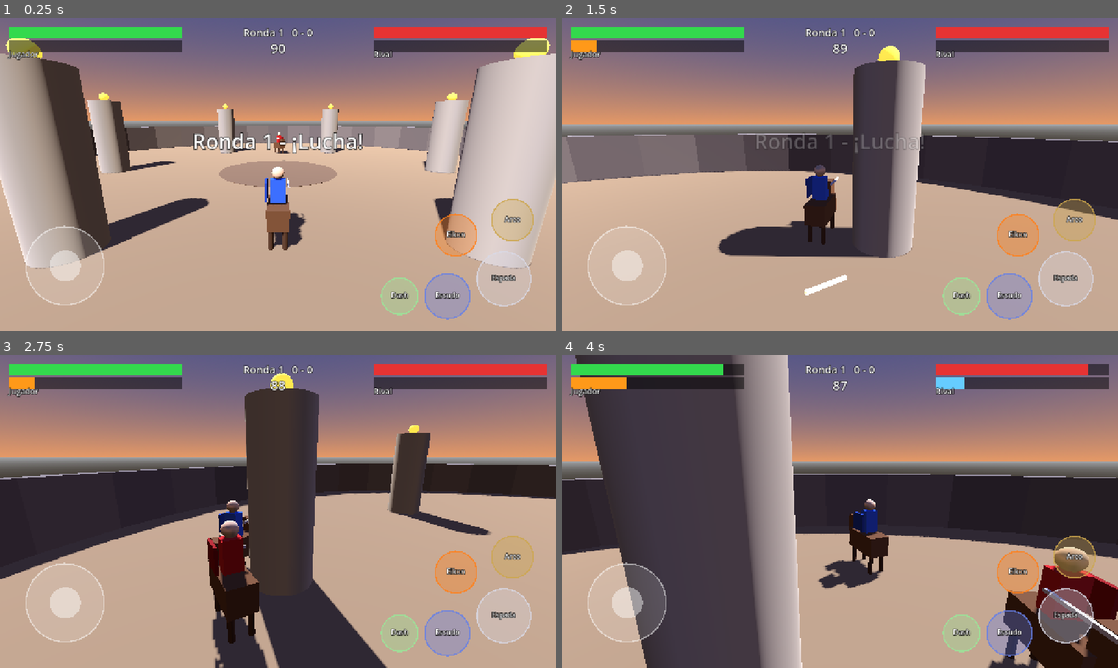
Above: before the commit, frames 1-4 (two rows, left to right).
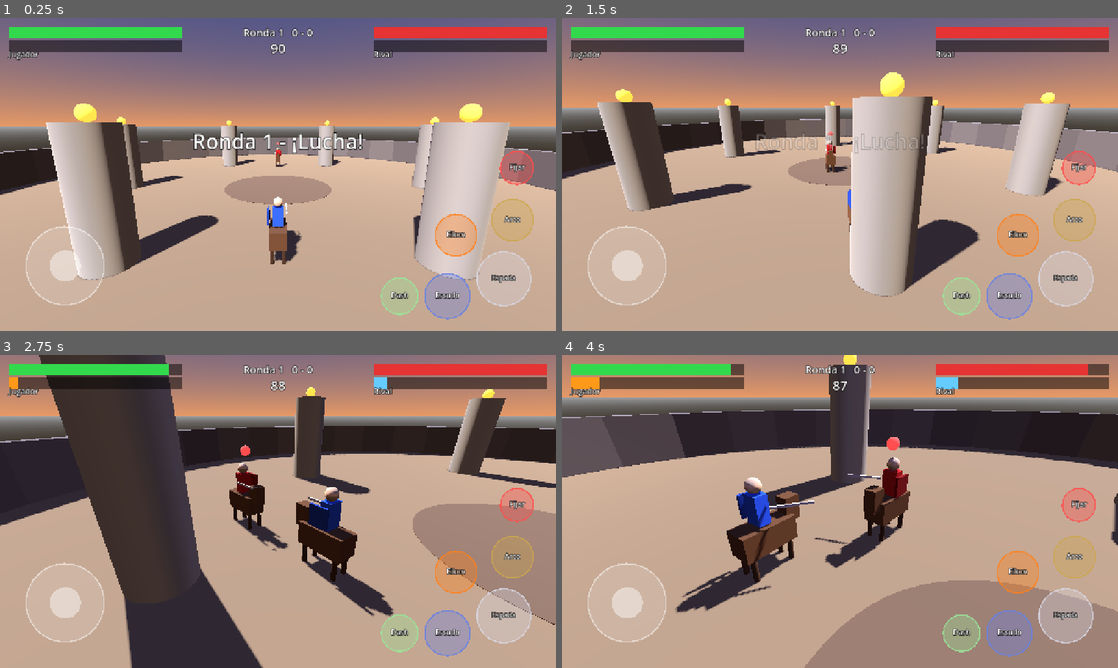
Above: after the commit, the same moments.

Repository: JonathanLazarte/arena-game
Game: Godot game, scene res://scenes/arena.tscn
Same seed, same stepped clock (60 frames per second), same inputs: the game is played once before the commit and once after it.
Inputs (mouse positions are in pixels of both pictures, inside the frame that each line leads up to):
- Up to frame 1 (0.25 s): no input
- Up to frame 2 (1.5 s): move the mouse to (962, 158) at 0.52 s; hold D (move_right) 0.53-1.25 s; hold K (block) 0.53-1.25 s; click (962, 158) at 0.67 s; tap Space (dash) at 0.8 s; drag from (728, 190) to (812, 237) at 1.27 s
- Up to frame 3 (2.75 s): move the mouse to (333, 442) at 2.02 s; hold D (move_right) from 2.03 s (still down); tap Tab (lock_on, bound only after the commit) at 2.1 s; tap Q at 2.3 s
- Up to frame 4 (4 s): release D (move_right) at 2.75 s; drag from (812, 574) to (673, 464) at 2.77 s; move the mouse to (1006, 558) at 3.52 s; hold A (move_left) from 3.53 s (still down); tap J (attack_sword) at 3.6 s; tap Space (dash) at 3.8 s

The runs differ from the first frame. In frame 1, 34% of the frame differs, in the area x 0-100%, y 6-84%; in frame 2, 44%; in frame 3, 67%; in frame 4, 79%, in the area x 0-100%, y 0-100%.

Commit message:
Reverse, lock-on, phased AI (no back-sticking), dash knockback/i-frames/shake; tests

Diff:
--- a/scripts/ai/ai_controller.gd
+++ b/scripts/ai/ai_controller.gd
@@ -1,14 +1,25 @@
 class_name AIController
 extends Node
-## IA del luchador rival: acercarse, rodear, atacar, bloquear, disparar e invocar.
+## IA del rival. Mantiene una distancia media DELANTE del jugador, lo rodea
+## mirándolo, se compromete a atacar en ventanas (espada o dash + espada) y luego
+## se retira. Nunca se solapa ni se queda pegado a la espalda.
+
+enum Phase { CIRCLE, COMMIT, RETREAT }
 
 var me: Fighter
 var enabled: bool = true
 var difficulty: float = 0.6 ## 0..1
+var phase: Phase = Phase.CIRCLE
+var _phase_t: float = 2.0
+var _orbit: float = 0.0 ## ángulo respecto a la mirada del jugador (rad)
+var _orbit_dir: float = 1.0
+var _pref_dist: float = 7.5
+var _swings: int = 0
+var _dash_in: bool = false
 var _think: float = 0.0
-var _strafe: float = 1.0
 var _block_hold: float = 0.0
-var _plan: Vector3 = Vector3.ZERO
+
+const MAX_ORBIT := 1.15
 
 func _physics_process(delta: float) -> void:
 	if me == null:
@@ -18,44 +29,99 @@
 		me.want_block = false
 		return
 	var opp := me.opponent
+	me.face_target = opp
 	var to := MeshUtil.flat(opp.global_position - me.global_position)
 	var dist := to.length()
 	var dir := to.normalized() if dist > 0.01 else me.facing
+	var side := dir.cross(Vector3.UP) * _orbit_dir
+	_phase_t -= delta
 	if _block_hold > 0.0:
 		_block_hold -= delta
 		me.want_block = true
-		me.move_input = dir * 0.15
+		me.move_input = -dir * 0.3
 		return
 	me.want_block = false
 	_think -= delta
 	if _think <= 0.0:
-		_think = 0.15
-		if randf() < 0.08:
-			_strafe = -_strafe
-		# Reacción defensiva
-		if opp.is_attacking() and dist < 5.0 and randf() < difficulty * 0.7:
+		_think = 0.12
+		if opp.is_attacking() and dist < 5.0 and randf() < difficulty * 0.6:
 			_block_hold = 0.35
 			return
-		if _incoming_projectile() and randf() < difficulty * 0.6:
-			_block_hold = 0.4
+		if _incoming_projectile() and randf() < difficulty * 0.5:
+			_block_hold = 0.35
 			return
 		if me.meter >= Fighter.METER_MAX:
 			me.summon()
-		if dist > 9.0:
-			_plan = dir.rotated(Vector3.UP, _strafe * 0.5)
-			if randf() < 0.35:
-				me.shoot()
-			if dist > 18.0 and randf() < 0.1:
+		if phase == Phase.CIRCLE and dist > 7.0 and randf() < 0.1:
+			me.shoot()
+	var move := Vector3.ZERO
+	# Ángulo de la IA respecto a la mirada del jugador (0 = justo delante)
+	var rel_n := -dir
+	var ang := opp.facing.signed_angle_to(rel_n, Vector3.UP)
+	if absf(ang) > 1.3 and phase != Phase.RETREAT:
+		# Detrás o muy lateral: rodear rápido hacia el frente manteniendo distancia
+		phase = Phase.CIRCLE
+		me.face_target = null # galopar de frente es más rápido que el strafe
+		var tangent := rel_n.rotated(Vector3.UP, -signf(ang) * PI / 2.0)
+		var radial := rel_n * clampf((5.0 - dist) / 3.0, -1.0, 1.0)
+		me.move_input = (tangent + radial).limit_length(1.0)
+		if absf(ang) > 1.9 and dist > 3.5 and me.dash_cd <= 0.0 and randf() < 0.08:
+			me.dash() # dash lateral para recuperar el frente
+		_orbit = clampf(ang, -MAX_ORBIT, MAX_ORBIT)
+		_orbit_dir = -signf(ang)
+		return
+	match phase:
+		Phase.CIRCLE:
+			_orbit += _orbit_dir * delta * 0.7
+			if absf(_orbit) > MAX_ORBIT:
+				_orbit = clampf(_orbit, -MAX_ORBIT, MAX_ORBIT)
+				_orbit_dir = -_orbit_dir
+			var desired := opp.global_position + opp.facing.rotated(Vector3.UP, _orbit) * _pref_dist
+			desired = _clamp_arena(desired)
+			var dd := MeshUtil.flat(desired - me.global_position)
+			move = dd.normalized() * clampf(dd.length() / 3.0, 0.0, 1.0)
+			# Rodear en vez de atravesar al jugador
+			if dist < _pref_dist * 0.8:
+				move += side * 0.6 - dir * 0.4
+			if _phase_t <= 0.0 and not _is_behind(opp):
+				phase = Phase.COMMIT
+				_phase_t = 2.5
+				_swings = 1 + randi() % 3
+				_dash_in = dist > 4.5 and randf() < 0.5
+		Phase.COMMIT:
+			move = dir if dist > 2.9 else side * 0.4
+			if _dash_in and dist < 9.0 and dist > 3.5 and me.facing.dot(dir) > 0.85:
+				me.move_input = dir
 				me.dash()
-		elif dist > 3.0:
-			_plan = dir.rotated(Vector3.UP, _strafe * 0.15)
-			if randf() < 0.05:
-				me.dash()
-		else:
-			_plan = dir.rotated(Vector3.UP, _strafe * 0.7) * 0.5
-		if dist < Fighter.SWORD_RANGE and me.facing.dot(dir) > 0.5 and randf() < 0.5 + difficulty * 0.4:
-			me.sword()
-	me.move_input = _plan
+				_dash_in = false
+			if dist < Fighter.SWORD_RANGE and me.facing.dot(dir) > 0.6 and me.sword():
+				_swings -= 1
+			if _swings <= 0 or _phase_t <= 0.0 or me.stun > 0.0:
+				phase = Phase.RETREAT
+				_phase_t = 0.8 + randf() * 0.6
+		Phase.RETREAT:
+			var front := opp.global_position + opp.facing.rotated(Vector3.UP, clampf(ang, -0.6, 0.6)) * _pref_dist
+			front = _clamp_arena(front)
+			move = MeshUtil.flat(front - me.global_position).normalized() - dir * 0.5
+			if _phase_t <= 0.0:
+				phase = Phase.CIRCLE
+				_phase_t = 1.5 + randf() * 1.5
+				_pref_dist = randf_range(6.0, 9.0)
+				_orbit = clampf(opp.facing.signed_angle_to(-dir, Vector3.UP), -MAX_ORBIT, MAX_ORBIT)
+				if randf() < 0.3:
+					_orbit_dir = -_orbit_dir
+	# Separación extra fuera de la fase de ataque
+	if phase != Phase.COMMIT and dist < 3.5:
+		move -= dir * (3.5 - dist)
+	me.move_input = move.limit_length(1.0)
+
+func _clamp_arena(p: Vector3) -> Vector3:
+	var f := MeshUtil.flat(p)
+	return f.limit_length(Arena.RADIUS - 4.0)
+
+func _is_behind(opp: Fighter) -> bool:
+	var rel := MeshUtil.flat(me.global_position - opp.global_position)
+	return rel.length() > 0.1 and opp.facing.dot(rel.normalized()) < -0.3
 
 func _incoming_projectile() -> bool:
 	for p in me.get_tree().get_nodes_in_group("projectile"):
--- a/scripts/arena.gd
+++ b/scripts/arena.gd
@@ -18,6 +18,8 @@
 var wins: Array[int] = [0, 0]
 var state: String = "fight" ## fight / between / over
 var time_left: float = ROUND_TIME
+var shake: float = 0.0
+var lock_marker: MeshInstance3D
 
 func _ready() -> void:
 	_build_environment()
@@ -25,6 +27,8 @@
 	player = _make_fighter("Jugador", 0, Color(0.2, 0.4, 1.0), "res://resources/mounts/horse.tres", EIKONS[0])
 	enemy = _make_fighter("Rival", 1, Color(0.85, 0.15, 0.15), "res://resources/mounts/horse.tres", EIKONS[1 + randi() % 2])
 	player.opponent = enemy
+	player.impact.connect(_on_impact)
+	enemy.impact.connect(func(_s: float) -> void: pass)
 	enemy.opponent = player
 	camera = Camera3D.new()
 	camera.fov = 70.0
@@ -42,7 +46,11 @@
 	ai = AIController.new()
 	ai.me = enemy
 	add_child(ai)
+	lock_marker = MeshUtil.sphere(self, 0.25, Vector3.ZERO, Color(1, 0.2, 0.2), true)
 	start_round()
+
+func _on_impact(strength: float) -> void:
+	shake = maxf(shake, 0.35 * strength)
 
 func _make_fighter(n: String, team: int, c: Color, mount_path: String, eikon_path: String) -> Fighter:
 	var f := Fighter.new()
@@ -137,12 +145,28 @@
 			var pl := player.health / player.max_health
 			var en := enemy.health / enemy.max_health
 			_on_fighter_died(enemy if pl >= en else player)
-	var back := player.facing
-	var target := player.global_position - back * 9.0 + Vector3(0, 5.0, 0)
-	camera.global_position = camera.global_position.lerp(target, clampf(delta * 4.0, 0.0, 1.0))
-	var look := player.global_position + Vector3(0, 2.0, 0) + back * 4.0
+	var cam_target: Vector3
+	var look: Vector3
+	if player.face_target:
+		# Lock-on: la cámara encuadra a ambos luchadores
+		var d := MeshUtil.flat(player.face_target.global_position - player.global_position)
+		var dist := d.length()
+		var dn := d.normalized() if dist > 0.1 else player.facing
+		cam_target = player.global_position - dn * (8.0 + clampf(dist * 0.15, 0.0, 5.0)) + Vector3(0, 5.0 + clampf(dist * 0.1, 0.0, 3.0), 0)
+		look = player.global_position.lerp(player.face_target.global_position, 0.5) + Vector3(0, 1.5, 0)
+	else:
+		var back := player.facing
+		cam_target = player.global_position - back * 9.0 + Vector3(0, 5.0, 0)
+		look = player.global_position + Vector3(0, 2.0, 0) + back * 4.0
+	camera.global_position = camera.global_position.lerp(cam_target, clampf(delta * 4.0, 0.0, 1.0))
 	if camera.global_position.distance_to(look) > 0.5:
 		camera.look_at(look, Vector3.UP)
+	if shake > 0.0:
+		shake = maxf(shake - delta, 0.0)
+		camera.global_position += Vector3(randf_range(-1, 1), randf_range(-1, 1), randf_range(-1, 1)) * shake
+	lock_marker.visible = player.face_target != null
+	if lock_marker.visible:
+		lock_marker.global_position = player.face_target.global_position + Vector3(0, 3.9 + sin(Time.get_ticks_msec() * 0.006) * 0.1, 0)
 
 func start_round() -> void:
 	for n in get_tree().get_nodes_in_group("projectile"):
--- a/scripts/combat/fighter.gd
+++ b/scripts/combat/fighter.gd
@@ -9,6 +9,7 @@
 signal meter_changed(value: float)
 signal died(fighter: Fighter)
 signal summoned(eikon: Node3D)
+signal impact(strength: float)
 
 const METER_MAX := 100.0
 const GRAVITY := 20.0
@@ -19,6 +20,11 @@
 const BOW_COOLDOWN := 1.0
 const PARRY_WINDOW := 0.25
 const BLOCK_REDUCTION := 0.2
+const REVERSE_FACTOR := 0.5
+const DASH_DAMAGE := 6.0
+const DASH_KNOCKBACK := 16.0
+const DASH_IFRAMES := 0.2
+const SEPARATION := 3.0
 
 @export var mount: MountData
 @export var eikon: EikonData
@@ -38,7 +44,13 @@
 var want_block: bool = false
 
 var facing: Vector3 = Vector3.FORWARD
-var speed: float = 0.0
+var face_target: Node3D = null ## lock-on: si existe, el luchador siempre mira hacia él
+var planar_vel: Vector3 = Vector3.ZERO
+var dash_dir: Vector3 = Vector3.FORWARD
+var invuln: float = 0.0
+var knock: Vector3 = Vector3.ZERO
+var reversing: bool = false
+var _dash_hit: bool = false
 var blocking: bool = false
 var block_time: float = 0.0
 var stun: float = 0.0
@@ -103,18 +115,47 @@
 		sword_windup -= delta
 		if sword_windup <= 0.0:
 			_sword_strike()
-	# Giro hacia la dirección deseada
+	invuln = maxf(invuln - delta, 0.0)
 	inp.y = 0.0
 	var amount := minf(inp.length(), 1.0)
-	if amount > 0.1:
-		var ang := facing.signed_angle_to(inp.normalized(), Vector3.UP)
-		var step := clampf(ang, -mount.turn_speed * delta, mount.turn_speed * delta)
-		facing = facing.rotated(Vector3.UP, step).normalized()
-	var target_speed := mount.speed * amount * (0.45 if blocking else 1.0)
-	speed = move_toward(speed, target_speed, mount.acceleration * delta)
-	var v := facing * speed
+	var target_vel := Vector3.ZERO
+	var turn := mount.turn_speed * delta
+	reversing = false
+	if _lock_valid():
+		var d := MeshUtil.flat(face_target.global_position - global_position)
+		if d.length() > 0.1:
+			facing = _turn_toward(facing, d.normalized(), turn * 1.8)
+		if amount > 0.05:
+			var dirn := inp.normalized()
+			var fdot := dirn.dot(facing)
+			var k := lerpf(0.8, 1.0, fdot) if fdot >= 0.0 else lerpf(0.8, REVERSE_FACTOR, -fdot)
+			reversing = fdot < -0.6
+			target_vel = dirn * mount.speed * amount * k
+	elif amount > 0.05:
+		var dirn := inp.normalized()
+		if dirn.dot(facing) < -0.6:
+			# Marcha atrás sin girar
+			reversing = true
+			target_vel = -facing * mount.speed * REVERSE_FACTOR * amount
+		else:
+			facing = _turn_toward(facing, dirn, turn)
+			target_vel = facing * mount.speed * amount
+	if blocking:
+		target_vel *= 0.45
+	planar_vel = planar_vel.move_toward(target_vel, mount.acceleration * delta)
+	var v := planar_vel
 	if dash_time > 0.0:
-		v = facing * mount.dash_speed
+		v = dash_dir * mount.dash_speed
+		_check_dash_hit()
+	v += knock
+	knock = knock.move_toward(Vector3.ZERO, 40.0 * delta)
+	# Separación: nunca solaparse con otro luchador
+	for n in get_tree().get_nodes_in_group("fighter"):
+		if n != self:
+			var sep := MeshUtil.flat(global_position - (n as Node3D).global_position)
+			var sl := sep.length()
+			if sl < SEPARATION:
+				v += (sep.normalized() if sl > 0.01 else facing.cross(Vector3.UP)) * (SEPARATION - sl) * 8.0
 	velocity.x = v.x
 	velocity.z = v.z
 	if is_on_floor():
@@ -134,6 +175,36 @@
 	else:
 		_rider.rotation.z = 0.0
 
+func _lock_valid() -> bool:
+	return is_instance_valid(face_target) and bool(face_target.get("alive"))
+
+static func _turn_toward(from: Vector3, to: Vector3, max_step: float) -> Vector3:
+	var ang := from.signed_angle_to(to, Vector3.UP)
+	return from.rotated(Vector3.UP, clampf(ang, -max_step, max_step)).normalized()
+
+func _check_dash_hit() -> void:
+	if _dash_hit:
+		return
+	for t in MeshUtil.enemies_of(get_tree(), team):
+		var d := MeshUtil.flat(t.global_position - global_position)
+		if d.length() < 2.9 and (d.length() < 0.5 or dash_dir.dot(d.normalized()) > 0.3):
+			_dash_hit = true
+			var res: String = t.take_hit(DASH_DAMAGE, self, "dash")
+			if res == "hit" or res == "block":
+				if t.has_method("apply_knockback"):
+					t.apply_knockback(dash_dir * DASH_KNOCKBACK * (0.5 if res == "block" else 1.0), res == "hit")
+				if res == "hit":
+					add_meter(6.0)
+				impact.emit(1.0)
+				dash_time = minf(dash_time, 0.05)
+			return
+
+func apply_knockback(v: Vector3, stagger: bool = true) -> void:
+	knock = MeshUtil.flat(v)
+	if stagger:
+		apply_stun(0.25)
+	impact.emit(0.8)
+
 func is_attacking() -> bool:
 	return sword_windup > 0.0
 
@@ -153,7 +224,7 @@
 	sword_cd = SWORD_COOLDOWN
 	sword_windup = SWORD_WINDUP
 	# Apuntado suave hacia el enemigo cercano
-	var tgt := MeshUtil.nearest(global_position, MeshUtil.enemies_of(get_tree(), team))
+	var tgt: Node3D = face_target if _lock_valid() else MeshUtil.nearest(global_position, MeshUtil.enemies_of(get_tree(), team))
 	if tgt and global_position.distance_to(tgt.global_position) < SWORD_RANGE + 1.5:
 		var d := MeshUtil.flat(tgt.global_position - global_position)
 		if d.length() > 0.1 and facing.dot(d.normalized()) > 0.0:
@@ -182,7 +253,7 @@
 	bow_cd = BOW_COOLDOWN
 	var origin := global_position + Vector3(0, 2.4, 0) + facing * 1.4
 	var dir := facing
-	var tgt := MeshUtil.nearest(global_position, MeshUtil.enemies_of(get_tree(), team))
+	var tgt: Node3D = face_target if _lock_valid() else MeshUtil.nearest(global_position, MeshUtil.enemies_of(get_tree(), team))
 	if tgt:
 		var d: Vector3 = tgt.get_hit_center() - origin
 		if MeshUtil.flat(d).normalized().dot(facing) > -0.2:
@@ -202,6 +273,10 @@
 		return false
 	dash_cd = mount.dash_cooldown
 	dash_time = mount.dash_duration
+	invuln = DASH_IFRAMES
+	_dash_hit = false
+	var mi := MeshUtil.flat(move_input)
+	dash_dir = mi.normalized() if mi.length() > 0.2 else facing
 	return true
 
 func summon() -> bool:
@@ -229,6 +304,8 @@
 func take_hit(amount: float, from: Node3D, _kind: String) -> String:
 	if not alive:
 		return "none"
+	if invuln > 0.0:
+		return "dodge"
 	var frontal := true
 	if is_instance_valid(from):
 		var d := MeshUtil.flat(from.global_position - global_position)
@@ -245,6 +322,8 @@
 		return "block"
 	_damage(amount)
 	add_meter(5.0)
+	if _kind == "melee":
+		impact.emit(0.5)
 	return "hit"
 
 func _damage(amount: float) -> void:
@@ -266,7 +345,10 @@
 	facing = face.normalized()
 	rotation.y = atan2(-facing.x, -facing.z)
 	velocity = Vector3.ZERO
-	speed = 0.0
+	planar_vel = Vector3.ZERO
+	knock = Vector3.ZERO
+	invuln = 0.0
+	dash_time = 0.0
 	health = max_health
 	meter = 0.0
 	alive = true
--- a/scripts/combat/projectile.gd
+++ b/scripts/combat/projectile.gd
@@ -43,6 +43,8 @@
 	for t in MeshUtil.enemies_of(get_tree(), team):
 		if p.distance_to(t.get_hit_center()) < radius + t.hit_radius:
 			var res: String = t.take_hit(damage, shooter, "arrow")
+			if res == "dodge":
+				continue
 			if res == "parry":
 				# Reflejo: la flecha cambia de bando
 				direction = -direction
--- a/scripts/input_setup.gd
+++ b/scripts/input_setup.gd
@@ -11,6 +11,7 @@
 	"shoot_bow": [KEY_L],
 	"summon": [KEY_E],
 	"dash": [KEY_SPACE],
+	"lock_on": [KEY_TAB, KEY_Q],
 }
 
 func _enter_tree() -> void:
--- a/scripts/player_controller.gd
+++ b/scripts/player_controller.gd
@@ -1,11 +1,13 @@
 class_name PlayerController
 extends Node
 ## Lee teclado + controles táctiles y los traduce a órdenes del luchador.
+## Lock-on (fijar objetivo) activado por defecto: Tab/Q o botón "Fijar".
 
 var me: Fighter
 var camera: Camera3D
 var joystick: TouchStick
 var enabled: bool = true
+var lock_on: bool = true
 var _prev: Dictionary = {}
 
 func _pressed_edge(action: String) -> bool:
@@ -17,12 +19,20 @@
 func _physics_process(_delta: float) -> void:
 	if me == null:
 		return
+	if _pressed_edge("lock_on"):
+		lock_on = not lock_on
+	var opp := me.opponent
+	me.face_target = opp if (lock_on and opp != null and opp.alive) else null
 	var v := Input.get_vector("move_left", "move_right", "move_forward", "move_back")
 	if joystick:
 		v += joystick.axis
 	v = v.limit_length(1.0)
 	var fwd := Vector3.FORWARD
-	if camera:
+	if me.face_target:
+		# Movimiento relativo al rival (strafe)
+		var d := MeshUtil.flat(me.face_target.global_position - me.global_position)
+		fwd = d.normalized() if d.length() > 0.1 else me.facing
+	elif camera:
 		fwd = MeshUtil.flat(-camera.global_transform.basis.z).normalized()
 	var right := fwd.cross(Vector3.UP)
 	me.move_input = (right * v.x + fwd * -v.y) if enabled else Vector3.ZERO
--- a/scripts/ui/hud.gd
+++ b/scripts/ui/hud.gd
@@ -43,6 +43,7 @@
 	_touch_button("Escudo", "block", Vector2(1030, 640), 52, Color(0.4, 0.5, 0.9))
 	_touch_button("Arco", "shoot_bow", Vector2(1180, 465), 48, Color(0.8, 0.65, 0.3))
 	_touch_button("Eikon", "summon", Vector2(1050, 500), 48, Color(1.0, 0.5, 0.1))
+	_touch_button("Fijar", "lock_on", Vector2(1190, 345), 38, Color(1.0, 0.3, 0.3))
 	_touch_button("Dash", "dash", Vector2(920, 640), 42, Color(0.6, 0.9, 0.6))
 	# Panel final
 	end_panel = PanelContainer.new()
--- /dev/null
+++ b/tests/test_ai.gd
@@ -0,0 +1,53 @@
+extends SceneTree
+## Simulación: el jugador deambula (sin lock-on); se mide que la IA no se pegue
+## a su espalda (<20% del tiempo detrás) y que nunca se solape (<1.8 m).
+
+func _initialize() -> void:
+	_run()
+
+func _run() -> void:
+	change_scene_to_file("res://scenes/arena.tscn")
+	await process_frame
+	await process_frame
+	await process_frame
+	var arena: Arena = current_scene as Arena
+	var seed_arg := OS.get_cmdline_user_args()
+	seed(int(seed_arg[0]) if seed_arg.size() > 0 else 12345)
+	var p := arena.player
+	var e := arena.enemy
+	arena.controller.enabled = false
+	arena.controller.lock_on = false
+	p.max_health = 100000.0
+	p.health = p.max_health
+	Engine.time_scale = 3.0
+	var frames := 0
+	var behind := 0
+	var min_d := INF
+	var t := 0.0
+	var dir := Vector3.FORWARD
+	var swords := 0
+	while t < 90.0:
+		await physics_frame
+		var dt := 1.0 / Engine.physics_ticks_per_second
+		t += dt
+		if fmod(t, 2.0) < dt:
+			dir = Vector3.FORWARD.rotated(Vector3.UP, randf() * TAU)
+		var pp := MeshUtil.flat(p.global_position)
+		if pp.length() > 20.0 and dir.dot(pp.normalized()) > 0.0:
+			dir = (-pp.normalized()).rotated(Vector3.UP, randf_range(-0.8, 0.8)) # como un jugador real, evita el muro
+		p.face_target = null
+		p.move_input = dir * 0.5
+		if arena.state != "fight":
+			continue
+		frames += 1
+		var rel := MeshUtil.flat(e.global_position - p.global_position)
+		min_d = minf(min_d, rel.length())
+		if rel.length() > 0.1 and p.facing.dot(rel.normalized()) < -0.3:
+			behind += 1
+		if e.is_attacking():
+			swords += 1
+	var pct := 100.0 * behind / maxf(frames, 1)
+	print("frames=%d detras=%.1f%% dist_min=%.2f ataques=%d" % [frames, pct, min_d, swords])
+	var ok := pct < 20.0 and min_d >= 1.8 and swords > 0
+	print("RESULT: %s" % ("OK" if ok else "FALLO"))
+	quit(0 if ok else 1)
--- a/tests/test_combat.gd
+++ b/tests/test_combat.gd
@@ -88,5 +88,47 @@
 		var eh := eik.health
 		eik.take_hit(10.0, e, "arrow")
 		check(eik.health < eh, "eikon puede recibir daño")
+	# --- Dash: daño, empuje e invulnerabilidad ---
+	p.dismiss_eikon()
+	await wait(1.2)
+	e.global_position = p.global_position + p.facing * 6.0
+	e.facing = -p.facing
+	await wait(0.4)
+	h0 = e.health
+	var epos := e.global_position
+	var shakes: Array[float] = []
+	p.impact.connect(func(st: float) -> void: shakes.append(st))
+	await tap("dash")
+	var dodge: String = p.take_hit(5.0, e, "melee") if p.invuln > 0.0 else "none"
+	await wait(0.5)
+	check(dodge == "dodge", "dash da invulnerabilidad (i-frames)")
+	check(e.health < h0, "dash golpea al rival (%.0f -> %.0f)" % [h0, e.health])
+	check(e.global_position.distance_to(epos) > 1.5, "dash empuja al rival (%.1f m)" % e.global_position.distance_to(epos))
+	check(shakes.size() > 0, "impacto del dash dispara temblor de cámara")
+	# --- Lock-on ---
+	await wait(0.5)
+	var dist0 := MeshUtil.flat(e.global_position - p.global_position).length()
+	Input.action_press("move_right")
+	await wait(1.2)
+	Input.action_release("move_right")
+	var to_e := MeshUtil.flat(e.global_position - p.global_position)
+	check(p.face_target == e, "lock-on activo por defecto")
+	check(p.facing.dot(to_e.normalized()) > 0.9, "con lock-on el jugador mira al rival al rodearlo (dot %.2f)" % p.facing.dot(to_e.normalized()))
+	check(absf(to_e.length() - dist0) < 4.0, "strafe mantiene la distancia (%.1f -> %.1f)" % [dist0, to_e.length()])
+	await tap("lock_on")
+	await physics_frame
+	check(p.face_target == null, "Tab/Q desactiva el lock-on")
+	# --- Marcha atrás (sin lock-on) ---
+	e.global_position = p.global_position + p.facing * 15.0
+	await wait(0.6)
+	var f0 := p.facing
+	var pos0 := p.global_position
+	Input.action_press("move_back")
+	await wait(1.0)
+	Input.action_release("move_back")
+	var moved := MeshUtil.flat(p.global_position - pos0)
+	check(p.facing.dot(f0) > 0.95, "marcha atrás sin girar (dot %.2f)" % p.facing.dot(f0))
+	check(moved.length() > 1.5 and moved.normalized().dot(-f0) > 0.9, "retrocede %.1f m" % moved.length())
+	await tap("lock_on")
 	print("RESULT: %s (%d fallos)" % ["OK" if fails == 0 else "FALLO", fails])
 	quit(fails)
Not shown, added: tests/test_ai.gd.uid
Not shown, changed: README.md
